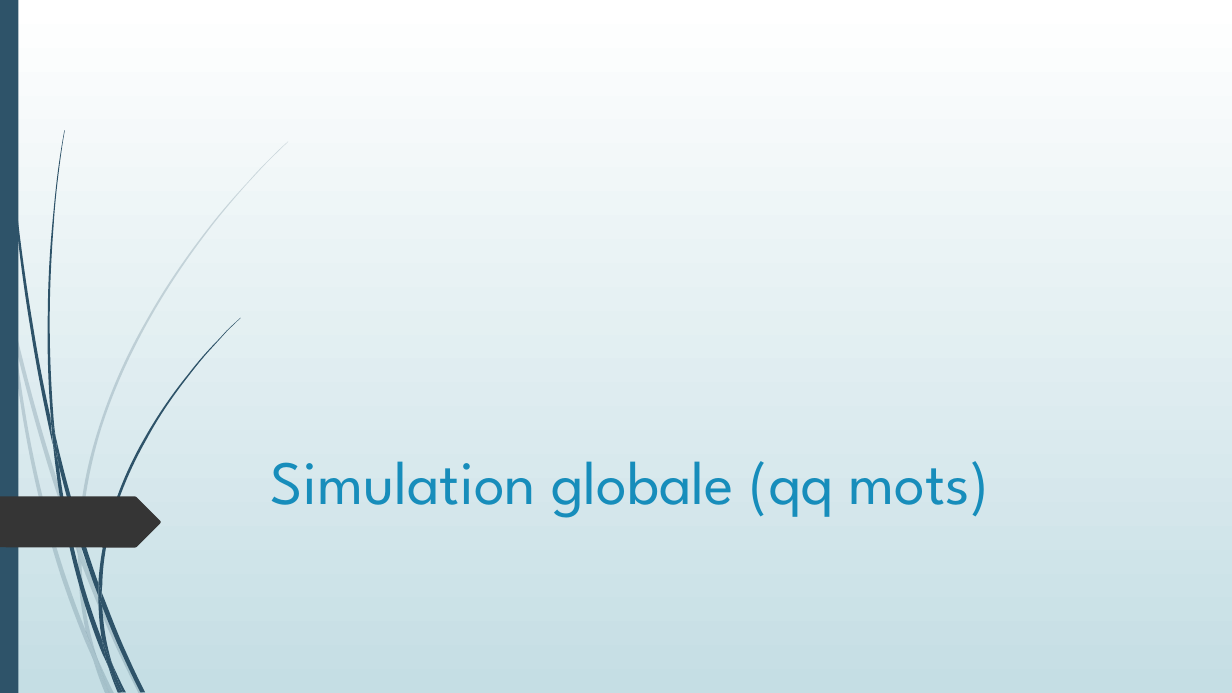
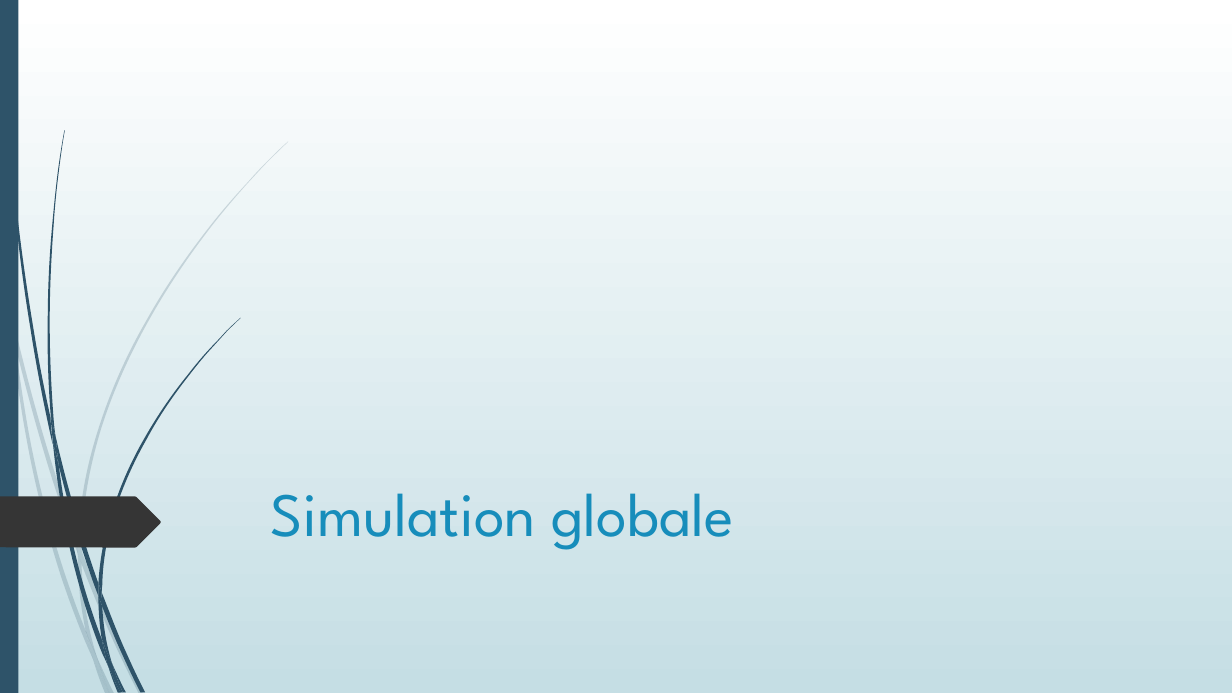
Before and after one commit to Poroing/CrowdDeplacementOptimisation, a slide deck: slide 44 of Présentation/Détermination d'un plan d'évacuation incendie.pptx. Drawn at 1232x693 pixels with LibreOffice and Linux fonts; fonts in the diff are those of the drawing. Boxes give left, top, right and bottom in pixels: in the first picture for what was removed or moved away, otherwise in the second. Text is boxed around its words. In the diff, an @@ line names an element or a change of style, - is before the commit and + after.

```diff
--- a/Présentation/Détermination d'un plan d'évacuation incendie.pptx
+++ b/Présentation/Détermination d'un plan d'évacuation incendie.pptx
@@ title at box(271, 493, 734, 550): text changed @@
-Simulation globale (qq mots)
+Simulation globale
```
Also in this commit, not shown: 10 other slides changed, 3 other files.
